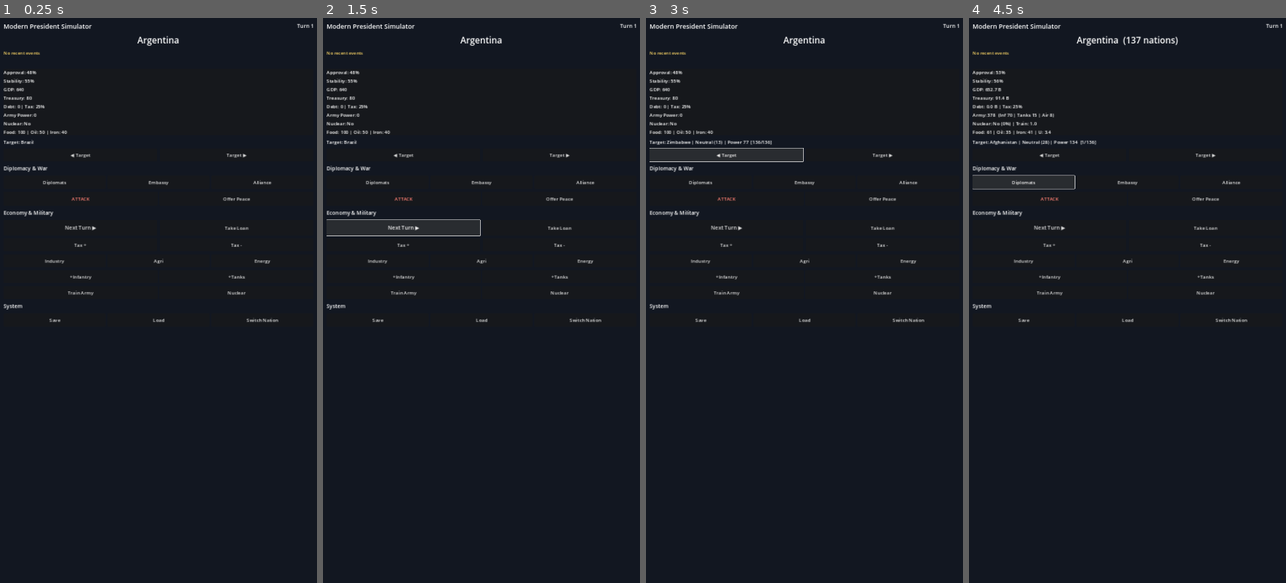
Above: before the commit, frames 1-4 (left to right).
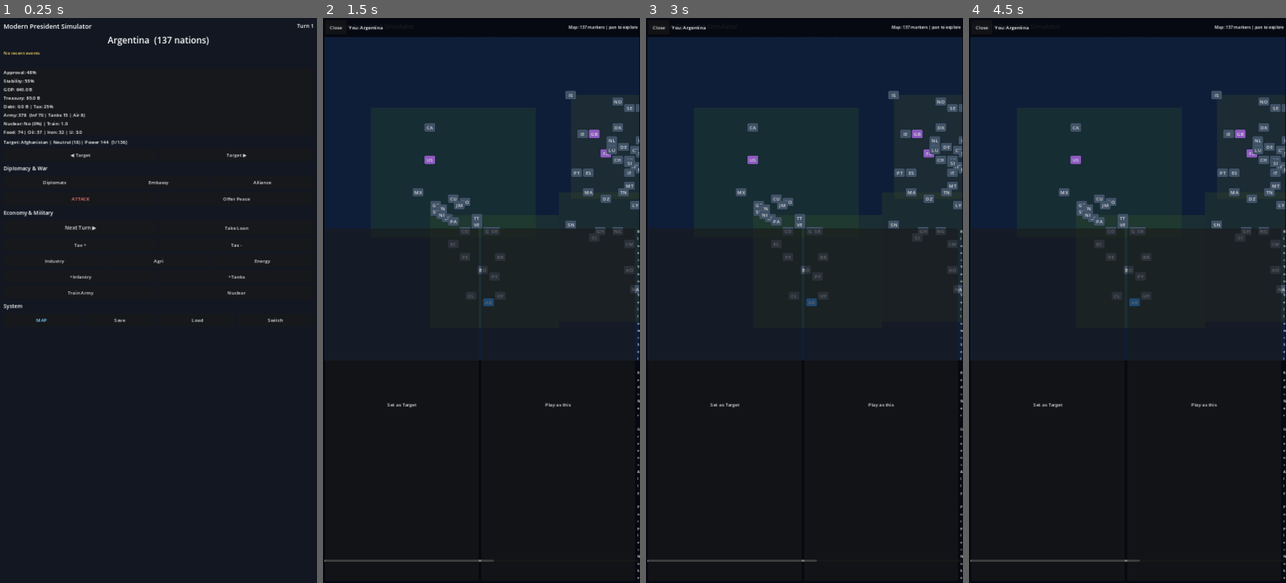
Above: after the commit, the same moments.

Repository: proyecto1095si1-boop/modern-president-simulator
Game: Godot game, scene res://scenes/main/Main.tscn
Two runs of this game, one before a commit and one after it. Both use one fixed random seed, a clock stepped at 60 frames per second and the inputs below.
Inputs (mouse positions are in pixels of both pictures, inside the frame that each line leads up to):
- Up to frame 1 (0.25 s): no input
- Up to frame 2 (1.5 s): click (364, 317) at 0.5 s, where only the run after the commit has a clickable "MAP"; click "Next Turn ▶" at 1.25 s
- Up to frame 3 (3 s): click "Next Turn ▶" at 2 s; click "◀ Target" at 2.75 s
- Up to frame 4 (4.5 s): click "Target ▶" at 3.5 s; click "Diplomats" at 4.25 s

The runs differ from the first frame. In frame 1, 0.9% of the frame differs, in the area x 5-90%, y 3-54%; in frame 2, 14%; in frame 3, 15%; in frame 4, 15%, in the area x 0-100%, y 0-100%.
Error before the commit: Invalid access to property or key 'pressed' on a base object of type 'null instance'. (res://scripts/ui/MainUI.gd:72)

Commit message:
Add Map button to main scene system row

Diff:
--- a/scenes/main/Main.tscn
+++ b/scenes/main/Main.tscn
@@ -312,6 +312,14 @@
 layout_mode = 2
 theme_override_constants/separation = 6
 
+[node name="MapButton" type="Button" parent="Scroll/VBox/SysRow"]
+unique_name_in_owner = true
+layout_mode = 2
+size_flags_horizontal = 3
+custom_minimum_size = Vector2(0, 44)
+theme_override_colors/font_color = Color(0.5, 0.85, 1, 1)
+text = "MAP"
+
 [node name="SaveButton" type="Button" parent="Scroll/VBox/SysRow"]
 unique_name_in_owner = true
 layout_mode = 2
@@ -331,4 +339,4 @@
 layout_mode = 2
 size_flags_horizontal = 3
 custom_minimum_size = Vector2(0, 44)
-text = "Switch Nation"
+text = "Switch"
